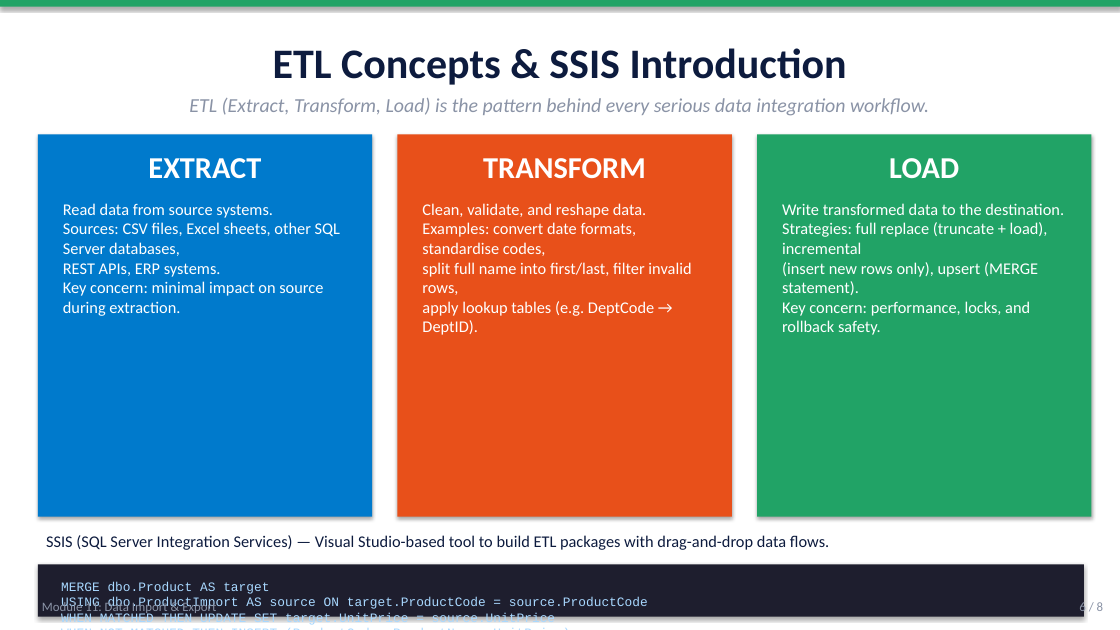
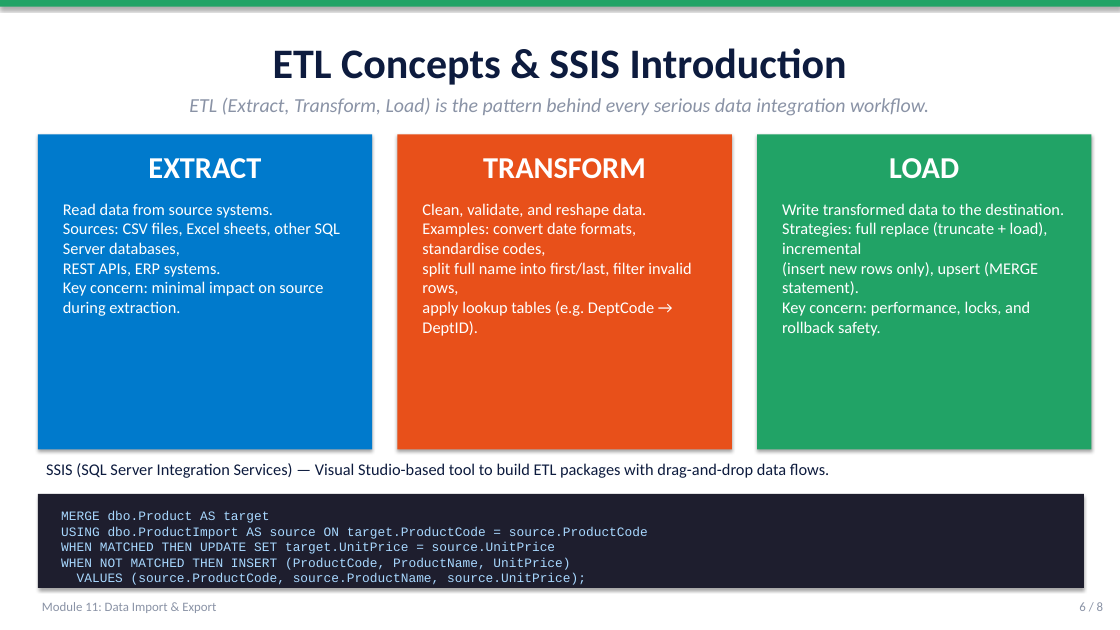
Before and after one commit to albertje8118/Training-SQL-Server-Administrator, a slide deck: slide 6 of contents/Module-11-Data-Import-and-Export.pptx. Drawn at 1120x630 pixels with LibreOffice and Linux fonts; fonts in the diff are those of the drawing. Boxes give left, top, right and bottom in pixels: in the first picture for what was removed or moved away, otherwise in the second. Text is boxed around its words. In the diff, an @@ line names an element or a change of style, - is before the commit and + after.

Commit message:
Fix layout issues in M10 and M11 slides (footer overlaps, code block overflow)

```diff
--- a/contents/Module-11-Data-Import-and-Export.pptx
+++ b/contents/Module-11-Data-Import-and-Export.pptx
@@ rectangle: place and size @@
-rectangle at (38,134,372,517)
+rectangle at (38,134,372,450)
@@ rectangle: place and size @@
-rectangle at (397,134,732,517)
+rectangle at (397,134,732,450)
@@ rectangle: place and size @@
-rectangle at (757,134,1091,517)
+rectangle at (757,134,1091,450)
@@ text "SSIS (SQL Server Integration Services) ...": place and size @@
-text "SSIS (SQL Server Integration Services) ..." at (46,535,829,550)
+text "SSIS (SQL Server Integration Services) ..." at (46,463,829,478)
@@ rectangle: place and size @@
-rectangle at (38,565,1084,617)
+rectangle at (38,494,1084,588)
@@ text "MERGE dbo.Product AS target USING ..." rewrapped from (61,582,648,627) to (61,511,648,585) @@
```
Also in this commit, not shown: 3 other files.
